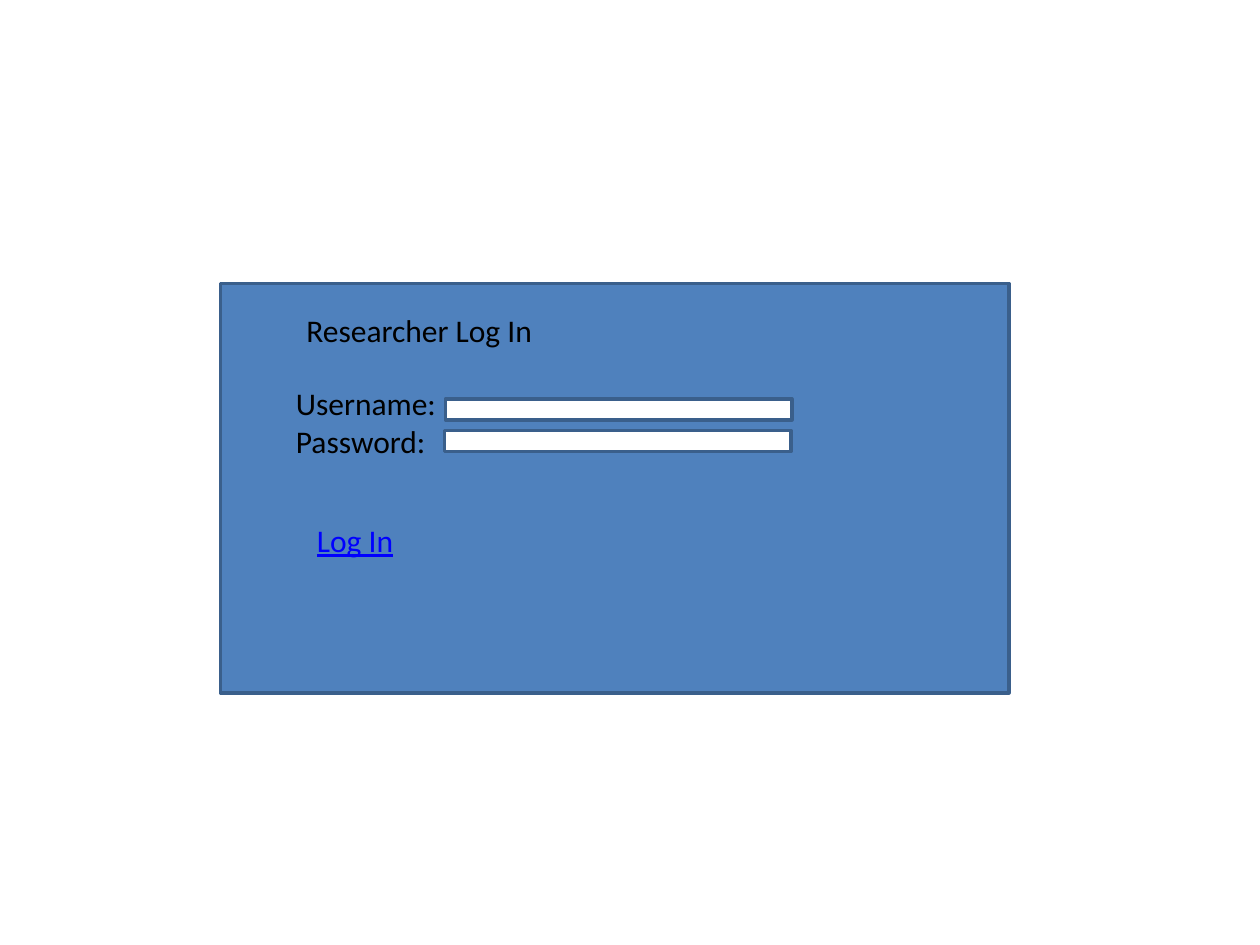
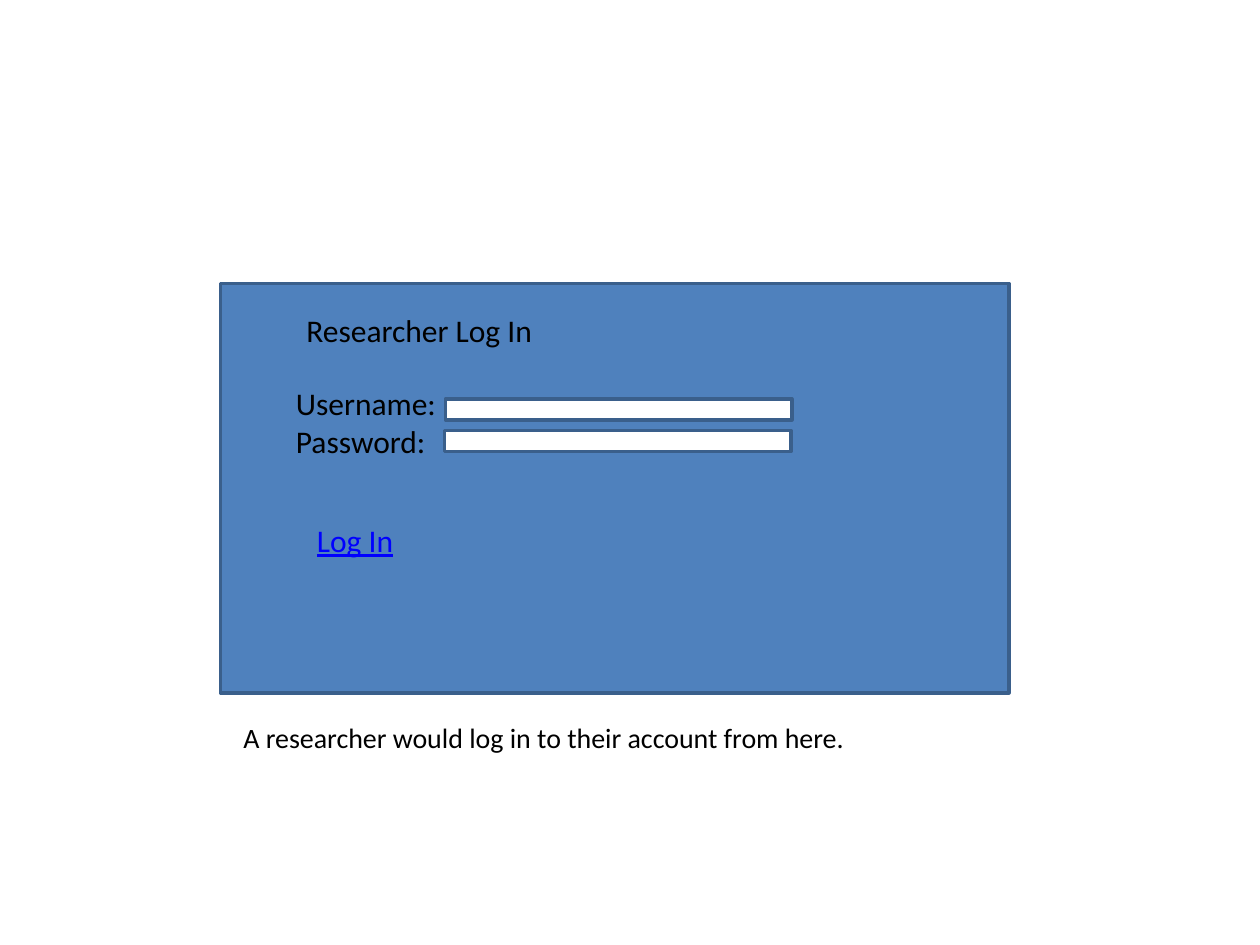
Before and after one commit to compuwizard123/participant-scheduling-system-docs, a slide deck: slide 4 of other/StoryBoardAllie.pptx. Drawn at 1260x945 pixels with LibreOffice and Linux fonts; fonts in the diff are those of the drawing. Boxes give left, top, right and bottom in pixels: in the first picture for what was removed or moved away, otherwise in the second. Text is boxed around its words. In the diff, an @@ line names an element or a change of style, - is before the commit and + after.

```diff
--- a/other/StoryBoardAllie.pptx
+++ b/other/StoryBoardAllie.pptx
@@ text added at [243, 728, 844, 753], 16 pt, text #000000 @@
+A researcher would log in to their account from here.
```
Also in this commit, not shown: 7 other slides changed, 9 other files.
